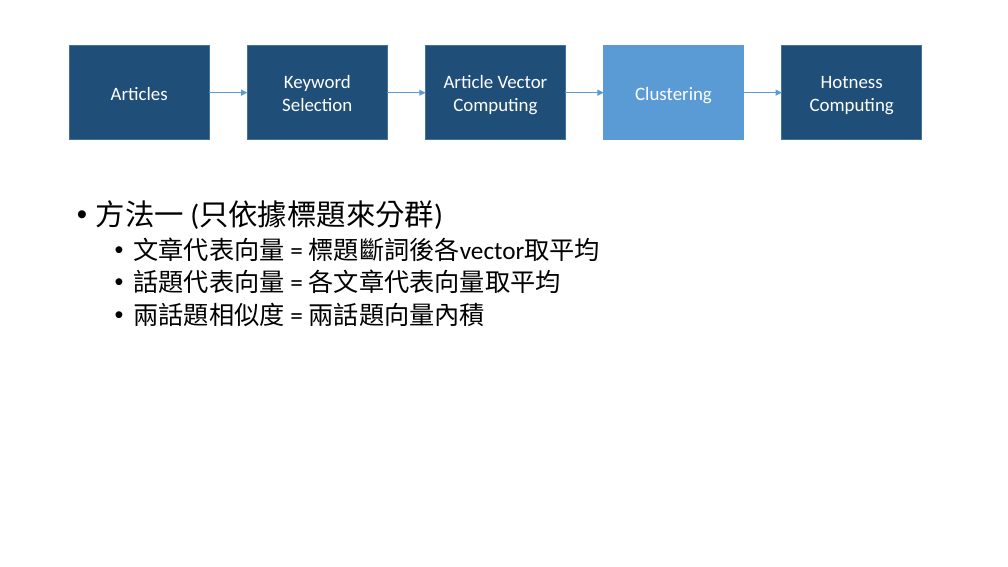
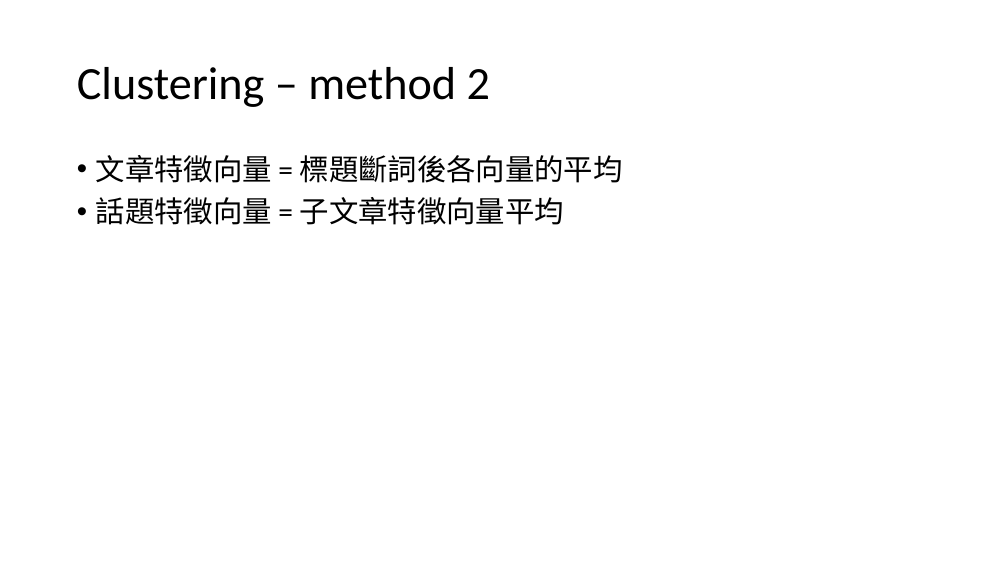
Before and after one commit to ZhongTing/HotTopicDetection, a slide deck: slide 14 of Hot-Topic-Detection.pptx. Drawn at 1008x567 pixels with LibreOffice and Linux fonts; fonts in the diff are those of the drawing. Boxes give left, top, right and bottom in pixels: in the first picture for what was removed or moved away, otherwise in the second. Text is boxed around its words. In the diff, an @@ line names an element or a change of style, - is before the commit and + after.

```diff
--- a/Hot-Topic-Detection.pptx
+++ b/Hot-Topic-Detection.pptx
@@ rectangle removed at [70,45,209,140] @@
-Articles
@@ rectangle removed at [247,45,387,140] @@
-Keyword
-Selection
@@ rectangle removed at [426,45,566,140] @@
-Article Vector
-Computing
@@ rectangle removed at [604,45,744,140] @@
-Clustering
@@ rectangle removed at [782,45,922,140] @@
-Hotness Computing
@@ title added at [77,67,490,107], 44 pt, text #000000 @@
+Clustering – method 2
@@ arrow removed from (209, 93) to (247, 93) @@
@@ arrow removed from (387, 93) to (426, 93) @@
@@ arrow removed from (566, 93) to (604, 93) @@
@@ arrow removed from (743, 93) to (782, 93) @@
@@ text at [96,155,623,225]: text changed; size 24 to 28 pt @@
-• 方法一 (只依據標題來分群)
-  • 文章代表向量 = 標題斷詞後各vector取平均
-  • 話題代表向量 = 各文章代表向量取平均
-  • 兩話題相似度 = 兩話題向量內積
+• 文章特徵向量 = 標題斷詞後各向量的平均
+• 話題特徵向量 = 子文章特徵向量平均
```
Also in this commit, not shown: 4 other slides changed, 1 slide added, 1 slide removed, 5 other files.
